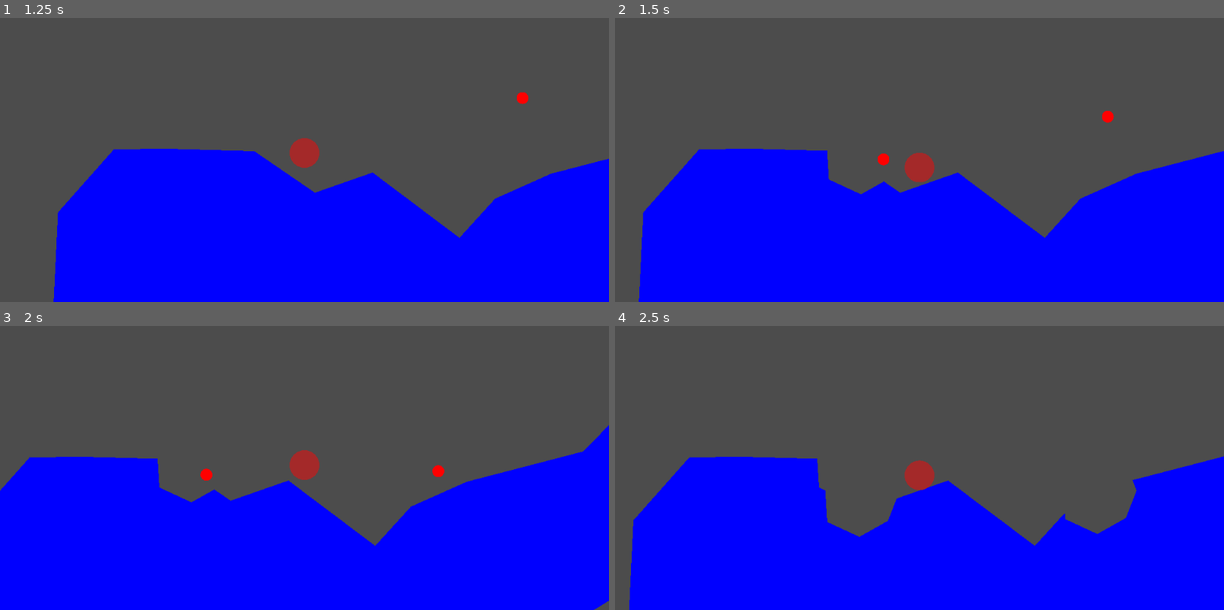
Above: before the commit, frames 1-4 (two rows, left to right).
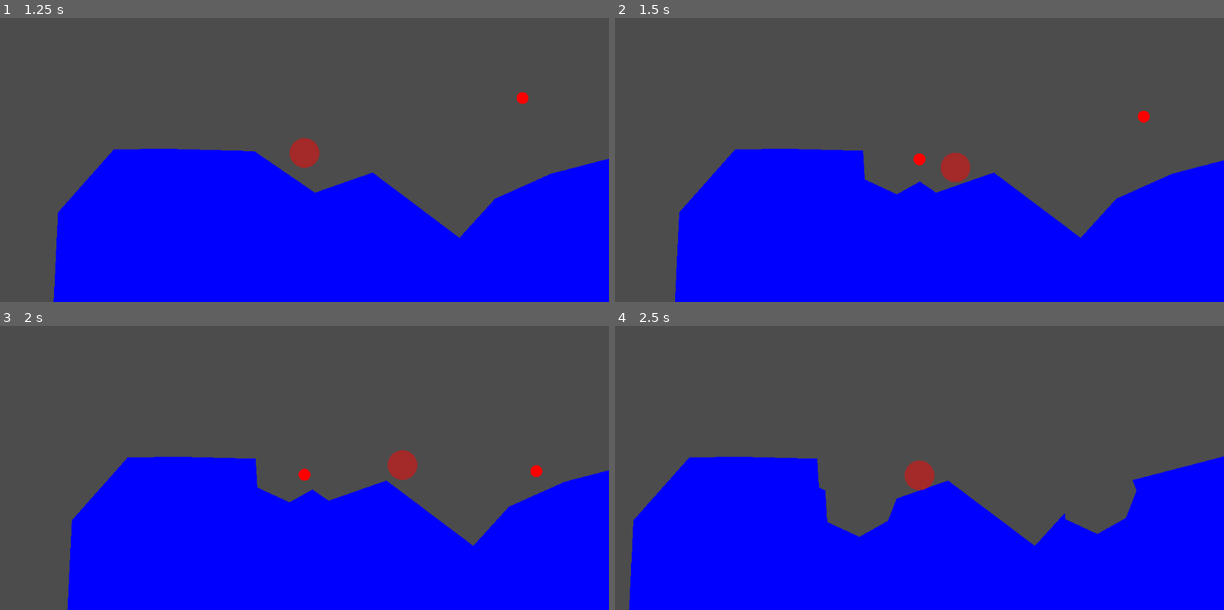
Above: after the commit, the same moments.

Repository: the-g-force/GGJ23
Game: Godot game, scene res://World/World.tscn
Two runs of this game, one before a commit and one after it. Both use one fixed random seed, a clock stepped at 60 frames per second and the inputs below.
Inputs (mouse positions are in pixels of both pictures, inside the frame that each line leads up to):
- Up to frame 1 (1.25 s): move the mouse to (438, 106) at 0.52 s; hold D (p0_right) from 0.53 s (still down); hold Space (p0_shoot) from 0.53 s (still down)
- Up to frame 2 (1.5 s): keep holding D (p0_right); move the mouse to (797, 142) at 1.27 s; release Space (p0_shoot) at 1.28 s; tap Space (p0_shoot) at 1.35 s
- Up to frame 3 (2 s): keep holding D (p0_right)
- Up to frame 4 (2.5 s): move the mouse to (980, 354) at 2.02 s; release D (p0_right) at 2.03 s; hold A (p0_left) from 2.03 s (still down); hold Space (p0_shoot) from 2.03 s (still down)

Frame 1 is identical in both runs. In frame 2, 8.2% of the frame differs, in the area x 3-100%, y 32-100%; in frame 3, 16%, in the area x 0-100%, y 34-100%; in frame 4, nothing differs.

Commit message:
Make camera switch focus to bullet and back

Diff:
--- a/project/Bullet/Bullet.gd
+++ b/project/Bullet/Bullet.gd
@@ -1,10 +1,16 @@
 extends RigidBody2D
+
+const KILL_LINE := 600
 
 onready var _explosion_shape := $ExplosionShape
 
 
 func _ready()->void:
 	_explosion_shape.visible = false
+
+func _process(_delta:float)->void:
+	if global_position.y > KILL_LINE:
+		queue_free()
 
 
 func _draw()->void:
--- a/project/Potato/Potato.gd
+++ b/project/Potato/Potato.gd
@@ -1,4 +1,6 @@
 extends KinematicBody2D
+
+signal fired(bullet)
 
 var _GRAVITY : float = ProjectSettings.get_setting("physics/2d/default_gravity")
 
@@ -30,6 +32,7 @@
 	get_parent().add_child(bullet)
 	bullet.apply_impulse(Vector2.ZERO, lerp(Vector2.ZERO, Vector2.RIGHT.rotated($WeaponHinge.rotation) * 400, _shoot_press_time))
 	_shoot_press_time = 0.0
+	emit_signal("fired", bullet)
 
 
 func _draw():
--- a/project/World/World.gd
+++ b/project/World/World.gd
@@ -1,5 +1,6 @@
 extends Node2D
 
+onready var followed_node : Node2D = $Potato
 onready var _ground_polygon : CollisionPolygon2D = $StaticBody2D/CollisionPolygon2D
 onready var _camera : Camera2D = $Camera2D
 
@@ -10,7 +11,8 @@
 
 
 func _process(_delta):
-	_camera.global_position.x = $Potato.global_position.x
+
+	_camera.global_position.x = followed_node.global_position.x
 
 
 func clip(polygon:Polygon2D)->void:
@@ -29,3 +31,9 @@
 
 func _draw()->void:
 	draw_colored_polygon(_ground_polygon.polygon, Color.blue)
+
+
+func _on_Potato_fired(bullet:Node2D)->void:
+	followed_node = bullet
+	yield(bullet, "tree_exited")
+	followed_node = $Potato
--- a/project/World/World.tscn
+++ b/project/World/World.tscn
@@ -27,3 +27,5 @@
 [node name="Camera2D" type="Camera2D" parent="."]
 position = Vector2( 0, 300 )
 current = true
+
+[connection signal="fired" from="Potato" to="." method="_on_Potato_fired"]
